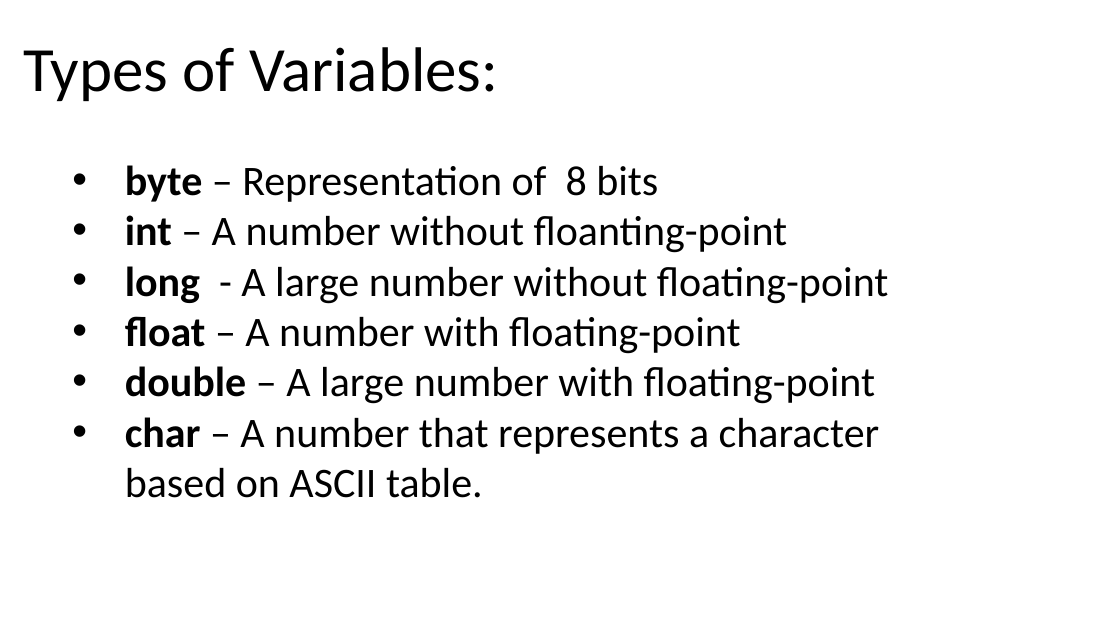
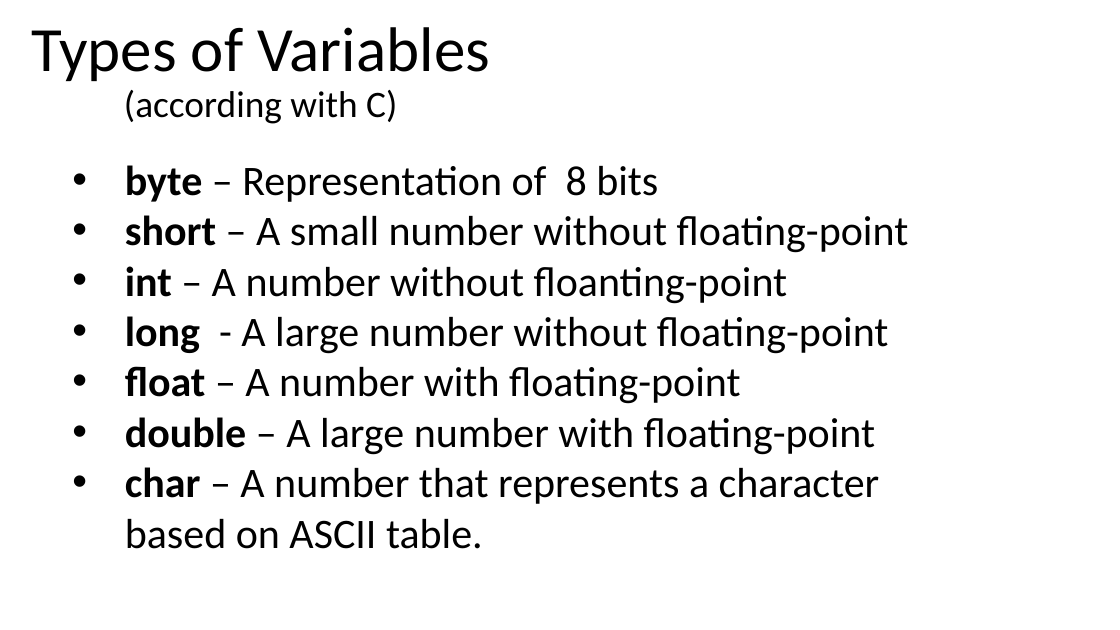
Before and after one commit to Mindkid/Dev-101, a slide deck: slide 8 of 1 - Programming Logic/Theoretical Lessons/Programming_Logic_2.pptx. Drawn at 1120x630 pixels with LibreOffice and Linux fonts; fonts in the diff are those of the drawing. Boxes give left, top, right and bottom in pixels: in the first picture for what was removed or moved away, otherwise in the second. Text is boxed around its words. In the diff, an @@ line names an element or a change of style, - is before the commit and + after.

```diff
--- a/1 - Programming Logic/Theoretical Lessons/Programming_Logic_2.pptx
+++ b/1 - Programming Logic/Theoretical Lessons/Programming_Logic_2.pptx
@@ text at <box>31,27,490,124</box>: text changed @@
-Types of Variables:
+Types of Variables (according with C)
@@ text at <box>125,215,909,253</box>: paragraph added @@
+• short – A small number without floating-point
```
Also in this commit, not shown: 1 other file.
